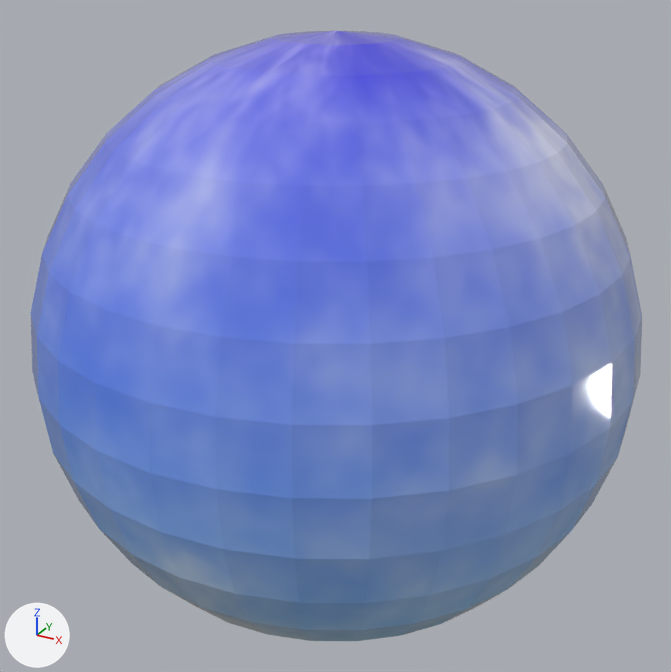
Two versions of the OBJ model project/resources/sphere.obj, one commit apart.
Both versions are drawn from a 50 mm lens placed at (1410.0, -2569.0, 1283.0), pointed at (-2.0, -2.0, -1.0). Lighting does not change. The marker at lower left points along +X, +Y and +Z. The first picture is the older version. Where no turn or scale is listed for an object, it has been applied to the vertices.

Names of what the first picture shows: '球'.
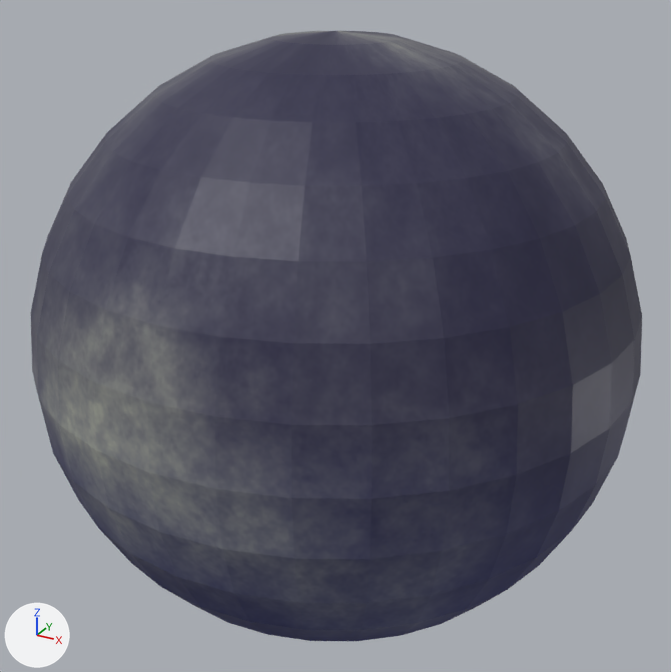
The newer file is also rescaled (x1.5) as a whole; pictures and numbers use the older file's frame.

Changed parts and their boxes (x1, y1, x2, y2) in the pictures (671 x 672 px):
```json
{"object": "球", "change": "recoloured", "before": [31, 31, 642, 641], "after": [31, 31, 642, 641], "on screen": "darker"}
```

Edits to the scene script, one JSON object a line:
```json
{"op": "add", "block": "img_sphere_png", "code": ["img_sphere_png = load_image('sphere.png', 'sphere.png', 2160, 1080, 'sRGB')"]}
{"op": "add", "block": "mat_マテリアル_001", "code": ["mat_マテリアル_001 = principled_material('マテリアル.001')", "mat_マテリアル_001.texture = img_sphere_png"]}
{"block": "me_球", "where": "me_球.from_pydata(...)  # 482 vertices, 512 faces; spans x -1000.0..1000.0, y -1000.0..1000.0, z -1000.0..1000.0"}
{"op": "remove", "block": "me_球", "code": "me_球.materials.append(mat_material_001)  # picture img_sky_png"}
{"op": "add", "block": "me_球", "code": "me_球.materials.append(mat_マテリアル_001)  # picture img_sphere_png"}
```
